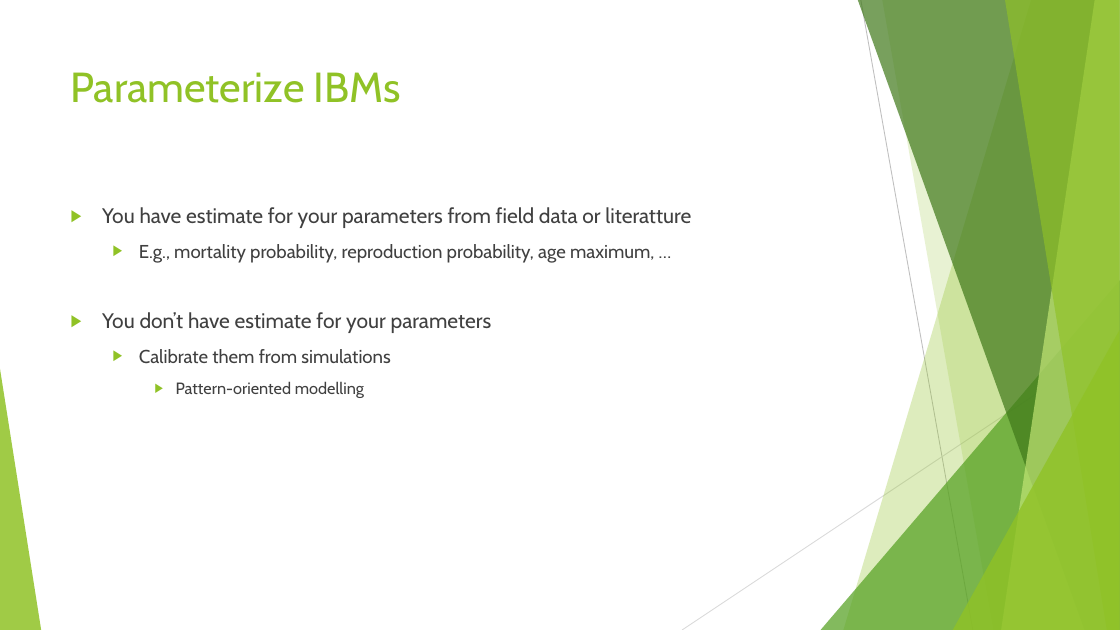
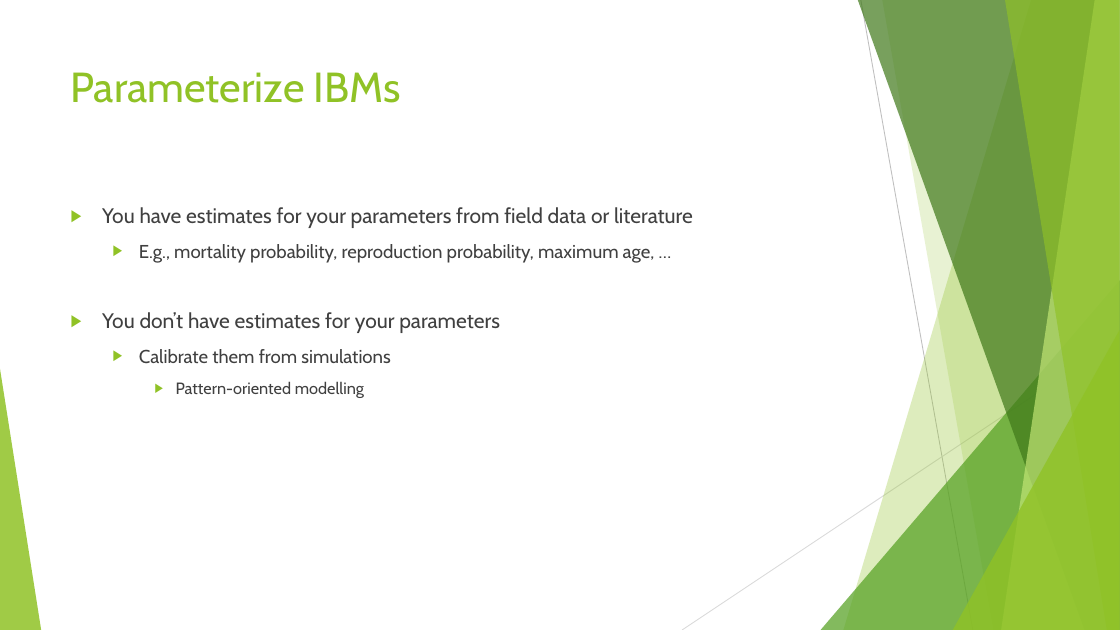
Before and after one commit to SarahBauduin/formation_IBM_NetLogoR, a slide deck: slide 3 of docs/slides/4_Parameter.pptx. Drawn at 1120x630 pixels with LibreOffice and Linux fonts; fonts in the diff are those of the drawing. Boxes give left, top, right and bottom in pixels: in the first picture for what was removed or moved away, otherwise in the second. Text is boxed around its words. In the diff, an @@ line names an element or a change of style, - is before the commit and + after.

```diff
--- a/docs/slides/4_Parameter.pptx
+++ b/docs/slides/4_Parameter.pptx
@@ text at [102, 207, 693, 333]: text changed @@
-▶ You have estimate for your parameters from field data or literatture
-  ▶ E.g., mortality probability, reproduction probability, age maximum, …
-▶ You don’t have estimate for your parameters
+▶ You have estimates for your parameters from field data or literature
+  ▶ E.g., mortality probability, reproduction probability, maximum age, …
+▶ You don’t have estimates for your parameters
```
Also in this commit, not shown: 2 other slides changed, 1 slide added, 28 other files.
